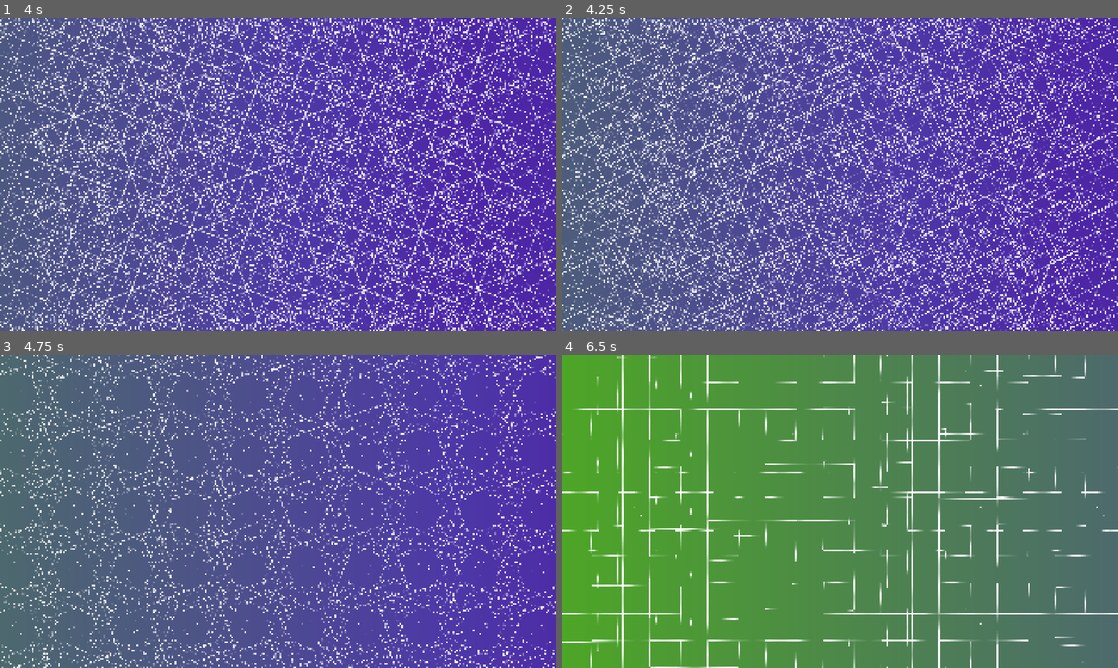
Above: before the commit, frames 1-4 (two rows, left to right).
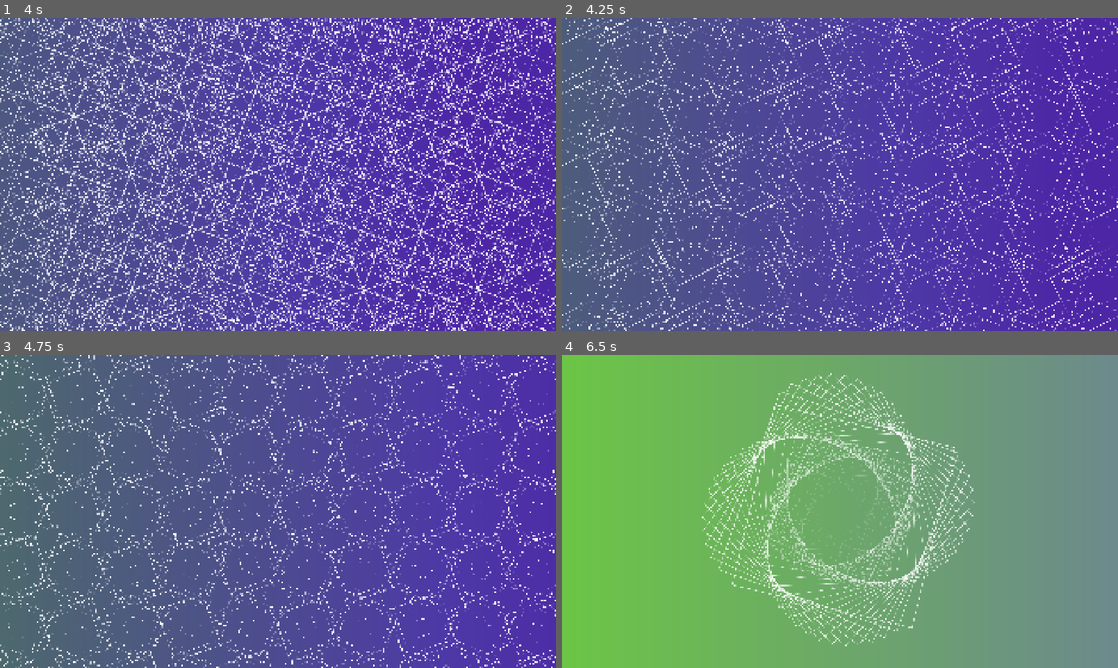
Above: after the commit, the same moments.

Repository: Juju-brz/GDVJ
Game: Godot game, scene res://templates/01_Superpositions_geometriques.tscn
The game is run twice, just before and just after one commit, with the same random seed, the same clock (stepped at 60 frames per second) and the same inputs.
Inputs (mouse positions are in pixels of both pictures, inside the frame that each line leads up to):
- Up to frame 1 (4 s): tap Enter at 0.5 s; move the mouse to (400, 158) at 0.52 s; hold Right (joy_right) 0.53-1.28 s; move the mouse to (166, 190) at 1.27 s; hold Down (joy_down) 1.28-2.03 s; move the mouse to (333, 105) at 2.02 s; hold Right (joy_right) 2.03-2.78 s; move the mouse to (250, 237) at 2.77 s; hold Up (joy_up) 2.78-3.53 s; move the mouse to (444, 221) at 3.52 s; hold Left (joy_left) from 3.53 s (still down)
- Up to frame 2 (4.25 s): keep holding Left (joy_left); tap F3 (hide_Code, bound only before the commit) at 4.15 s
- Up to frame 3 (4.75 s): keep holding Left (joy_left); move the mouse to (111, 464) at 4.27 s
- Up to frame 4 (6.5 s): tap F2 (hide_all_ctrl) at 4.9 s; move the mouse to (867, 511) at 5.02 s; release Left (joy_left) at 5.03 s; hold Down (joy_down) 5.03-5.78 s; tap F4 (mouse, bound only before the commit) at 5.65 s; move the mouse to (756, 433) at 5.77 s; hold Right (joy_right) from 5.78 s (still down); tap F1 (reset) at 6.4 s

Frame 1 is identical in both runs. In frame 2, 30% of the frame differs, in the area x 0-100%, y 0-100%; in frame 3, 16%; in frame 4, 99%.

Commit message:
okay change input for change scene

Diff:
--- a/project.godot
+++ b/project.godot
@@ -39,19 +39,23 @@
 "events": [Object(InputEventKey,"resource_local_to_scene":false,"resource_name":"","device":-1,"window_id":0,"alt_press …(195 unchanged characters)…
 ]
 }
-hide_Code={
+mouse={
 "deadzone": 0.2,
 "events": [Object(InputEventKey,"resource_local_to_scene":false,"resource_name":"","device":-1,"window_id":0,"alt_press …(195 unchanged characters)…
 ]
 }
+change_scene={
+"deadzone": 0.2,
+"events": [Object(InputEventKey,"resource_local_to_scene":false,"resource_name":"","device":-1,"window_id":0,"alt_pressed":false,"shift_pressed":false,"ctrl_pressed":false,"meta_pressed":false,"pressed":false,"keycode":0,"physical_keycode":4194335,"key_label":0,"unicode":0,"location":0,"echo":false,"script":null)
+]
+}
+hide_Code={
+"deadzone": 0.2,
+"events": []
+}
 execute_shader={
 "deadzone": 0.2,
 "events": [Object(InputEventKey,"resource_local_to_scene":false,"resource_name":"","device":-1,"window_id":0,"alt_press …(194 unchanged characters)…
-]
-}
-mouse={
-"deadzone": 0.2,
-"events": [Object(InputEventKey,"resource_local_to_scene":false,"resource_name":"","device":-1,"window_id":0,"alt_pressed":false,"shift_pressed":false,"ctrl_pressed":false,"meta_pressed":false,"pressed":false,"keycode":0,"physical_keycode":4194335,"key_label":0,"unicode":0,"location":0,"echo":false,"script":null)
 ]
 }
 joy_left={
--- a/scripts/mainScript.gd
+++ b/scripts/mainScript.gd
@@ -19,6 +19,9 @@
 #joy
 var joy_pos := Vector2(0.5, 0.5) # position virtuelle normalisée
 @export var joy_speed := 1.2
+
+
+var duplicated_spriteslist = []
 
 
 #### FUNCTIONS ####
@@ -69,6 +72,8 @@
 
 	if Input.is_action_just_pressed("mouse"):
 		mouse_activation = !mouse_activation
+	if Input.is_action_just_pressed("change_scene"):
+		_on_next_tpt_pressed()
 
 func mouse_control():
 	var viewport_rect = get_viewport_rect()
@@ -98,3 +103,16 @@
 	if mouse_activation == false:
 		control_norm = joystick_control(delta)
 	return control_norm
+
+func increment():
+	if not original_sprite: return
+	var new_sprite = original_sprite.duplicate()
+	new_sprite.visible = true
+	add_child(new_sprite)
+	duplicated_spriteslist.append(new_sprite)
+
+func decrement():
+	if duplicated_spriteslist.size() > 0:
+		var last_sprite = duplicated_spriteslist.pop_back()
+		if is_instance_valid(last_sprite):
+			last_sprite.queue_free()
--- a/templates/01_Superpositions_Geometriques_MainScript.gd
+++ b/templates/01_Superpositions_Geometriques_MainScript.gd
@@ -39,12 +39,11 @@
 var smooth_random_value: float = 0.0
 
 # --- SPRITE MANAGEMENT ---
-var duplicated_spriteslist: Array = []
+#var duplicated_spriteslist: Array = []
 
 # ---------------------------------------------------------
 # VARIABLES: UI & CONTROLS
 # ---------------------------------------------------------
-
 
 var output: Array = []
 
@@ -85,9 +84,8 @@
 # Tracks the current number of active cells to avoid repeated activation
 var target_active_count: int = 0
 
-# ---------------------------------------------------------
-# LIFECYCLE FUNCTIONS
-# ---------------------------------------------------------
+
+#### FUNCTIONS ####
 
 func _ready() -> void:
 	NEXT_SCENE_PATH = "res://templates/04_WormDance.tscn"
--- a/templates/02_Beautiful_Chaos_MainScript.gd
+++ b/templates/02_Beautiful_Chaos_MainScript.gd
@@ -20,7 +20,7 @@
 #const NEXT_SCENE_PATH = "res://templates/03-Spiral.tscn" # <-- CHANGE THIS PATH!
 # Trackers
 
-var duplicated_spriteslist = []
+#var duplicated_spriteslist = []
 @onready var old_slider_val_int: int = int(slider.value)
 @onready var old_slider_spacing_val: float = slider_spacing.value
 
@@ -34,7 +34,7 @@
 var GRADIENT_ANGLE_SPEED: float = 10.0
 
 
-#### LIFECYCLE ####
+#### FUNCTIONS ####
 
 func _ready() -> void:
 	print("--- SCRIPT STARTED ---")
@@ -104,10 +104,7 @@
 func update_sprites_transform(delta):
 	# --- A. MOUSE INFLUENCE ---
 	var viewport_rect = get_viewport_rect()
-	#var mouse_pos = get_viewport().get_mouse_position()
-	#
-	#var norm_x = clamp(mouse_pos.x / viewport_rect.size.x, 0.0, 1.0)
-	#var norm_y = clamp(mouse_pos.y / viewport_rect.size.y, 0.0, 1.0)
+
 	var mouse_norm
 	if mouse_activation == true:
 		mouse_norm = mouse_control() # .x & .y
@@ -170,20 +167,6 @@
 			decrement()
 		old_slider_val_int = current_slider_int
 
-func increment():
-	if not original_sprite: return
-
-	var new_sprite = original_sprite.duplicate()
-	new_sprite.visible = true # Explicitly Show!
-
-	add_child(new_sprite)
-	duplicated_spriteslist.append(new_sprite)
-
-func decrement():
-	if duplicated_spriteslist.size() > 0:
-		var last_sprite = duplicated_spriteslist.pop_back()
-		if is_instance_valid(last_sprite):
-			last_sprite.queue_free()
 
 func toggle_ui():
 	if hide_ui:
@@ -193,11 +176,6 @@
 
 
 
-#func _input(event: InputEvent) -> void:
-	#if Input.is_action_just_pressed("hide_all_ctrl"): toggle_ui()
-	#if Input.is_action_just_pressed("reset"): get_tree().reload_current_scene()
-	#if event is InputEventKey and event.pressed and event.keycode == KEY_ESCAPE:
-		#get_tree().quit()
 
 func _on_file_selected(path: String):
 	var image = Image.new()
--- a/templates/03_Spiral_MainScript.gd
+++ b/templates/03_Spiral_MainScript.gd
@@ -19,11 +19,11 @@
 var ROTATION_SPEED: float = deg_to_rad(10.0)
 
 
-var duplicated_spriteslist = []
+#var duplicated_spriteslist = []
 @onready var old_slider_val_int: int = int(slider.value)
 
 
-#### LIFECYCLE ####
+#### FUNCTIONS ####
 
 func _ready() -> void:
 	NEXT_SCENE_PATH = "res://templates/01_Superpositions_geometriques.tscn"
@@ -135,21 +135,6 @@
 			decrement()
 		old_slider_val_int = current_slider_int
 
-func increment():
-	if not original_sprite: return
-	var new_sprite = original_sprite.duplicate()
-	new_sprite.visible = true
-	add_child(new_sprite)
-	duplicated_spriteslist.append(new_sprite)
-
-func decrement():
-	if duplicated_spriteslist.size() > 0:
-		var last_sprite = duplicated_spriteslist.pop_back()
-		if is_instance_valid(last_sprite):
-			last_sprite.queue_free()
-
-func _close_all_ui():
-	control.hide(); BG.hide(); dialogue_change_image.hide(); hide_ui = true
 
 
 
--- a/templates/04_WormDance.gd
+++ b/templates/04_WormDance.gd
@@ -30,8 +30,6 @@
 
 
 func _ready() -> void:
-	#lerp_c = lerp_a
-	#quantum_call_timer = QUANTUM_CALL_INTERVAL
 	##print("Quantum Executable Path configured as:", QUANTUM_EXE_PATH)
 	NEXT_SCENE_PATH = "res://templates/02_BeautifulChaos.tscn"
 	# 1. HIDE THE FIXED ORIGINAL IMAGE
@@ -74,21 +72,6 @@
 	time_passed += delta
 
 	update_trail_physics(delta)
-
-
-#func _input(event: InputEvent) -> void:
-	#if Input.is_action_just_pressed("hide_all_ctrl"):
-		#if hide_ui: control.show(); BG.show(); hide_ui = false
-		#else: control.hide(); BG.hide(); hide_ui = true
-	#if Input.is_action_just_pressed("reset"):
-		#get_tree().reload_current_scene()
-	#if event is InputEventKey and event.pressed and event.keycode == KEY_ESCAPE:
-		#get_tree().quit()
-
-
-# ---------------------------------------------------------
-# VISUAL LOGIC: CENTERED MIRROR MOVEMENT
-# ---------------------------------------------------------
 
 
 func update_trail_physics(delta: float):
Not shown, changed: README.md
Not shown, added: templates/03-Spiral.tscn632961238.tmp
